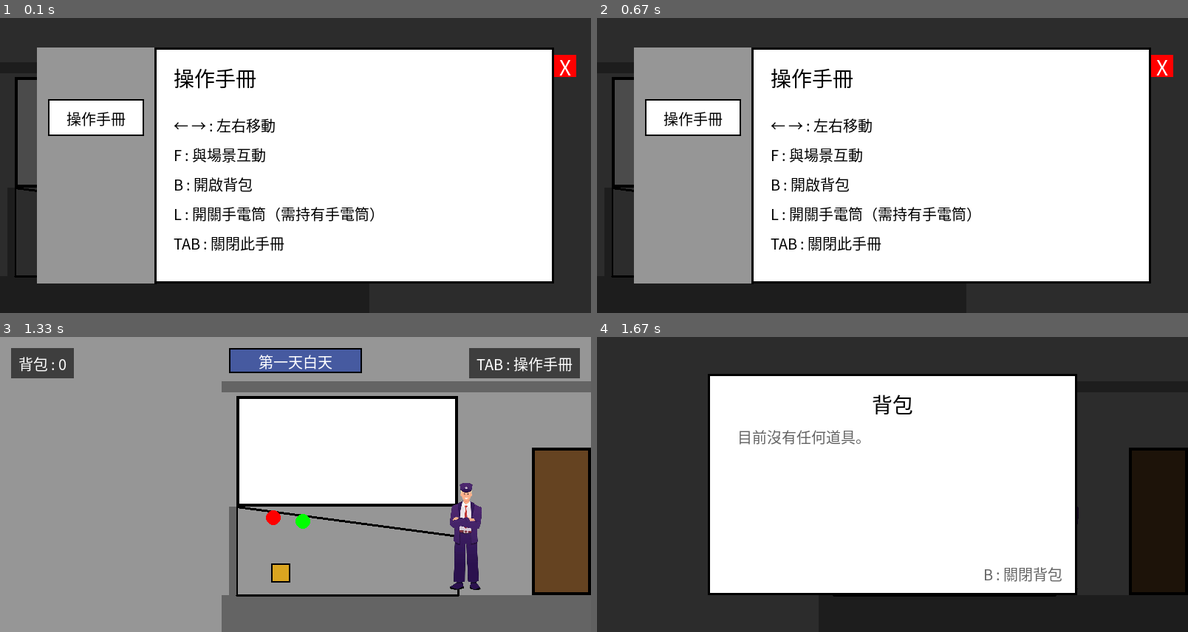
Above: before the commit, frames 1-4 (two rows, left to right).
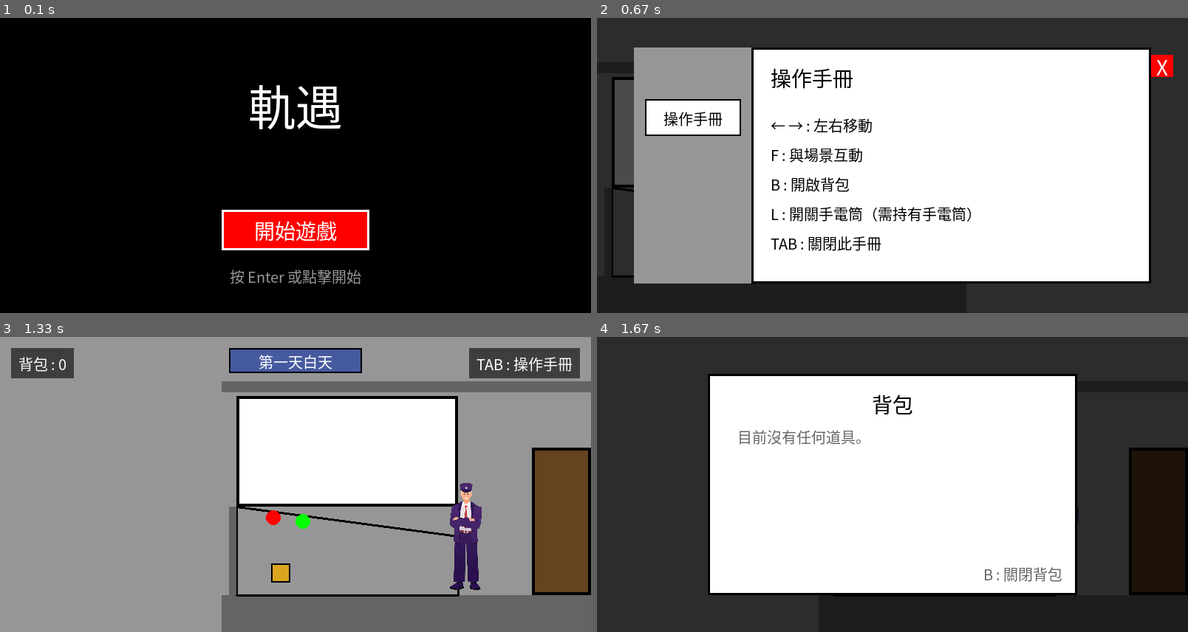
Above: after the commit, the same moments.

Repository: alien1105/pygame_final_project
Game: pygame game, started from main.py
Same seed, same stepped clock (60 frames per second), same inputs: the game is played once before the commit and once after it.
Inputs (mouse positions are in pixels of both pictures, inside the frame that each line leads up to):
- Up to frame 1 (0.1 s): no input
- Up to frame 2 (0.67 s): tap Enter at 0.33 s
- Up to frame 3 (1.33 s): click (295, 502) at 0.72 s; click "X" at 1.05 s
- Up to frame 4 (1.67 s): tap B at 1.33 s

The runs differ from the first frame. In frame 1, 96% of the frame differs, in the area x 0-100%, y 0-100%; in frame 2, nothing differs; in frame 3, nothing differs; in frame 4, nothing differs.

Commit message:
新增遊戲開始介面

Diff:
--- a/main.py
+++ b/main.py
@@ -10,7 +10,7 @@
 COCKPIT_WIDTH = 500 # 駕駛艙場景的寬度
 CONNECTION_WIDTH = 400 # 連接處場景的寬度
 screen = pygame.display.set_mode((WIDTH, HEIGHT))
-pygame.display.set_caption("列車長模擬器")
+pygame.display.set_caption("軌遇")
 
 # 遊戲常數
 FLOOR_HEIGHT = 50
@@ -38,6 +38,7 @@
 # 載入字型 (使用電腦內建的中文字型)
 font = pygame.font.SysFont("microsoftjhenghei", 28)
 font_small = pygame.font.SysFont("microsoftjhenghei", 20)
+font_title = pygame.font.SysFont("microsoftjhenghei", 64)
 
 # 3. 載入並設定列車長
 try:
@@ -68,8 +69,11 @@
 current_scene = 'COCKPIT' # 遊戲從駕駛艙開始
 
 # --- 遊戲狀態管理 ---
-game_state = 'MANUAL' # 初始狀態為顯示手冊
+game_state = 'START' # 初始狀態為遊戲開始畫面
 close_button_rect = pygame.Rect(WIDTH - 50, 50, 30, 30) # 手冊的關閉按鈕
+
+# --- 開始畫面 ---
+start_button_rect = pygame.Rect(WIDTH // 2 - 100, HEIGHT // 2 + 60, 200, 55) # 開始遊戲按鈕
 
 # --- 天數／白天晚上切換（依序循環：第一天白天 → 第一天晚上 → 第二天白天 → 第二天晚上）---
 DAY_NIGHT_STAGES = ['DAY1_DAY', 'DAY1_NIGHT', 'DAY2_DAY', 'DAY2_NIGHT']
@@ -388,6 +392,27 @@
     """置物櫃裡是否還有尚未拾取的道具"""
     return any(not item['collected'] for item in console_items)
 
+
+def draw_start_screen():
+    """繪製遊戲開始畫面"""
+    screen.fill(BLACK)
+
+    title_surf = font_title.render("軌遇", True, WHITE)
+    screen.blit(title_surf, (WIDTH // 2 - title_surf.get_width() // 2, HEIGHT // 2 - 130))
+
+    #subtitle_surf = font_small.render("列車長模擬器", True, GRAY)
+    #screen.blit(subtitle_surf, (WIDTH // 2 - subtitle_surf.get_width() // 2, HEIGHT // 2 - 55))
+
+    pygame.draw.rect(screen, RED, start_button_rect)
+    pygame.draw.rect(screen, WHITE, start_button_rect, 3)
+    start_text_surf = font.render("開始遊戲", True, WHITE)
+    screen.blit(start_text_surf, (start_button_rect.centerx - start_text_surf.get_width() // 2,
+                                  start_button_rect.centery - start_text_surf.get_height() // 2))
+
+    hint_surf = font_small.render("按 Enter 或點擊開始", True, GRAY)
+    screen.blit(hint_surf, (WIDTH // 2 - hint_surf.get_width() // 2, start_button_rect.bottom + 20))
+
+
 def draw_manual_screen():
     """繪製手冊畫面，左側頁籤可切換操作手冊／生存指南"""
     # 半透明背景
@@ -914,7 +939,7 @@
     conductor_rect.x = COCKPIT_WIDTH - DOOR_WIDTH - 160 - 10
     conductor_rect.y = HEIGHT - FLOOR_HEIGHT - 160
     current_scene = 'COCKPIT'
-    game_state = 'MANUAL'
+    game_state = 'START'
     camera_x = 0
 
     day_night_index = 0
@@ -983,7 +1008,21 @@
 # 4. 遊戲主迴圈
 running = True
 while running:
-    if game_state == 'MANUAL':
+    if game_state == 'START':
+        # --- 開始畫面的事件與繪圖 ---
+        for event in pygame.event.get():
+            if event.type == pygame.QUIT:
+                running = False
+            if event.type == pygame.KEYDOWN:
+                if event.key in (pygame.K_RETURN, pygame.K_SPACE):
+                    game_state = 'MANUAL'
+            if event.type == pygame.MOUSEBUTTONDOWN and event.button == 1:
+                if start_button_rect.collidepoint(event.pos):
+                    game_state = 'MANUAL'
+
+        draw_start_screen()
+
+    elif game_state == 'MANUAL':
         # --- 手冊狀態的事件與繪圖 ---
         for event in pygame.event.get():
             if event.type == pygame.QUIT:
